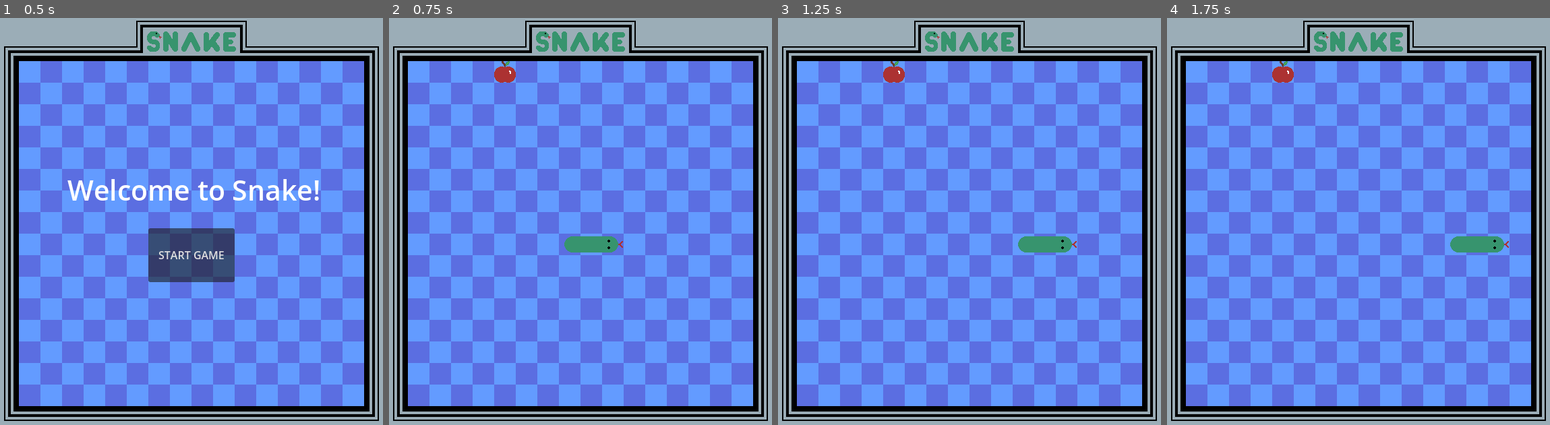
Above: before the commit, frames 1-4 (left to right).
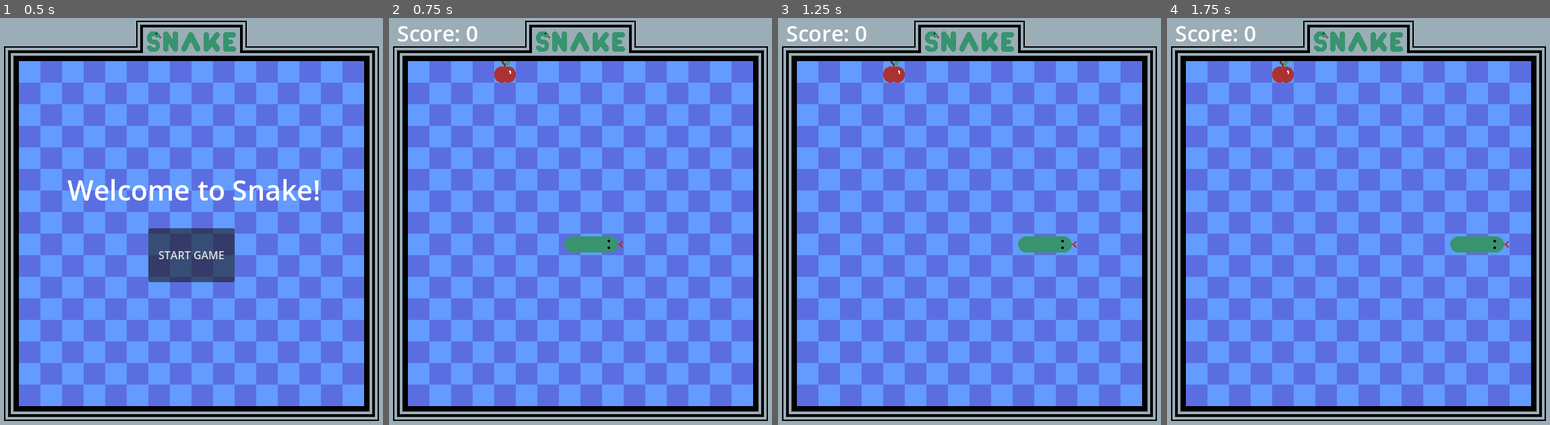
Above: after the commit, the same moments.

Repository: conor-wilson/snake
Game: Godot game, scene res://scenes/main.tscn
Two runs of this game, one before a commit and one after it. Both use one fixed random seed, a clock stepped at 60 frames per second and the inputs below.
Inputs:
- Up to frame 1 (0.5 s): no input
- Up to frame 2 (0.75 s): click "START GAME" at 0.5 s
- Up to frame 3 (1.25 s): no input
- Up to frame 4 (1.75 s): hold Right (move_right) from 1.28 s (still down)

Frame 1 is identical in both runs. In frame 2, 0.3% of the frame differs, in the area x 2-24%, y 1-6%; in frame 3, 0.3%; in frame 4, 0.3%.
Error before the commit: Attempt to call function 'hide' in base 'null instance' on a null instance. (res://scenes/HUD.gd:9)

Commit message:
Updated main scene to update score label when apple is eaten

Diff:
--- a/scenes/HUD.gd
+++ b/scenes/HUD.gd
@@ -40,7 +40,7 @@
 	$StartButton.text = "TRY AGAIN"
 	$StartButton.show()
 	# Score behaviour
-	$Score.hide()
+	$Score.show()
 
 func show_in_game_hud():
 	# Message behaviour
@@ -50,5 +50,8 @@
 	# Score behaviour
 	$Score.show()
 
+func update_score(score: int):
+	$Score.text = "Score: " + str(score)
+
 func _on_start_button_pressed():
 	start_game.emit()
--- a/scenes/hud.tscn
+++ b/scenes/hud.tscn
@@ -10,6 +10,9 @@
 
 [sub_resource type="Shortcut" id="Shortcut_lfh5n"]
 events = [SubResource("InputEventAction_khdbe")]
+
+[sub_resource type="LabelSettings" id="LabelSettings_ve6is"]
+font_size = 32
 
 [node name="HUD" type="CanvasLayer"]
 script = ExtResource("1_qdk3y")
@@ -34,4 +37,11 @@
 shortcut = SubResource("Shortcut_lfh5n")
 text = "START GAME"
 
+[node name="Score" type="Label" parent="."]
+offset_left = 48.0
+offset_right = 205.0
+offset_bottom = 48.0
+text = "Score: 123"
+label_settings = SubResource("LabelSettings_ve6is")
+
 [connection signal="pressed" from="StartButton" to="." method="_on_start_button_pressed"]
--- a/scenes/main.gd
+++ b/scenes/main.gd
@@ -13,8 +13,13 @@
 	$Snake.stop_ticker()
 
 func start_game():
+
+	# Reset game state
 	score = 0
 	game_state = GameState.PLAY
+
+	# Start the game
+	$HUD.update_score(score)
 	$HUD.show_in_game_hud()
 	$Snake.spawn_new_snake()
 	$Snake.start_ticker()
@@ -45,6 +50,7 @@
 
 func _on_snake_apple_eaten():
 	score += 1
+	$HUD.update_score(score)
 
 func _on_hud_start_game():
 	match game_state:
--- a/scenes/snake.gd
+++ b/scenes/snake.gd
@@ -87,6 +87,7 @@
 	if get_cell_atlas_coords(1, newHeadCoord) == Vector2i(2,1):
 		move_head(newHeadCoord)
 		set_apple_cell()
+		apple_eaten.emit()
 
 	# Case where the snake hits nothing
 	elif get_cell_tile_data(1, newHeadCoord) == null:
Not shown: 1 places in scenes/hud.tscn that only renumber resources
